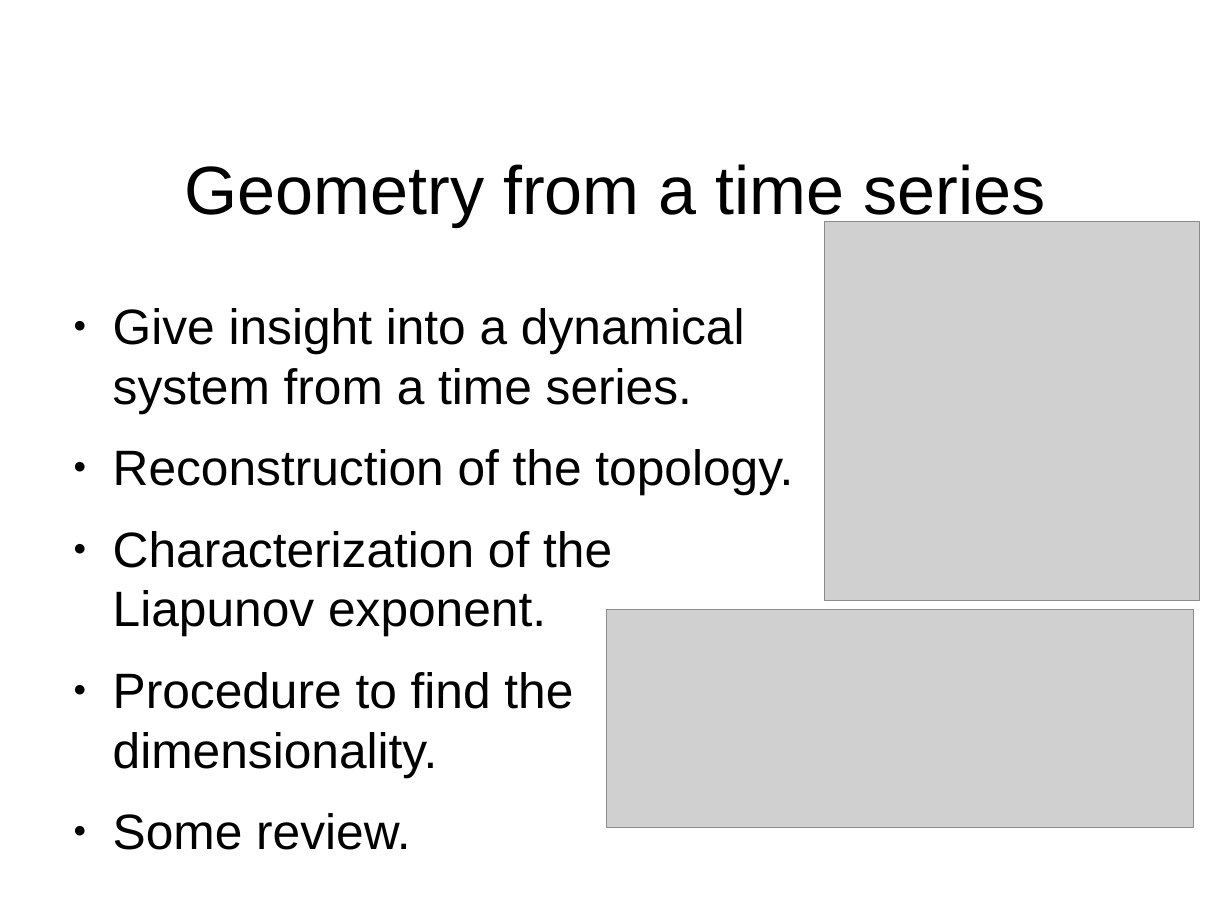
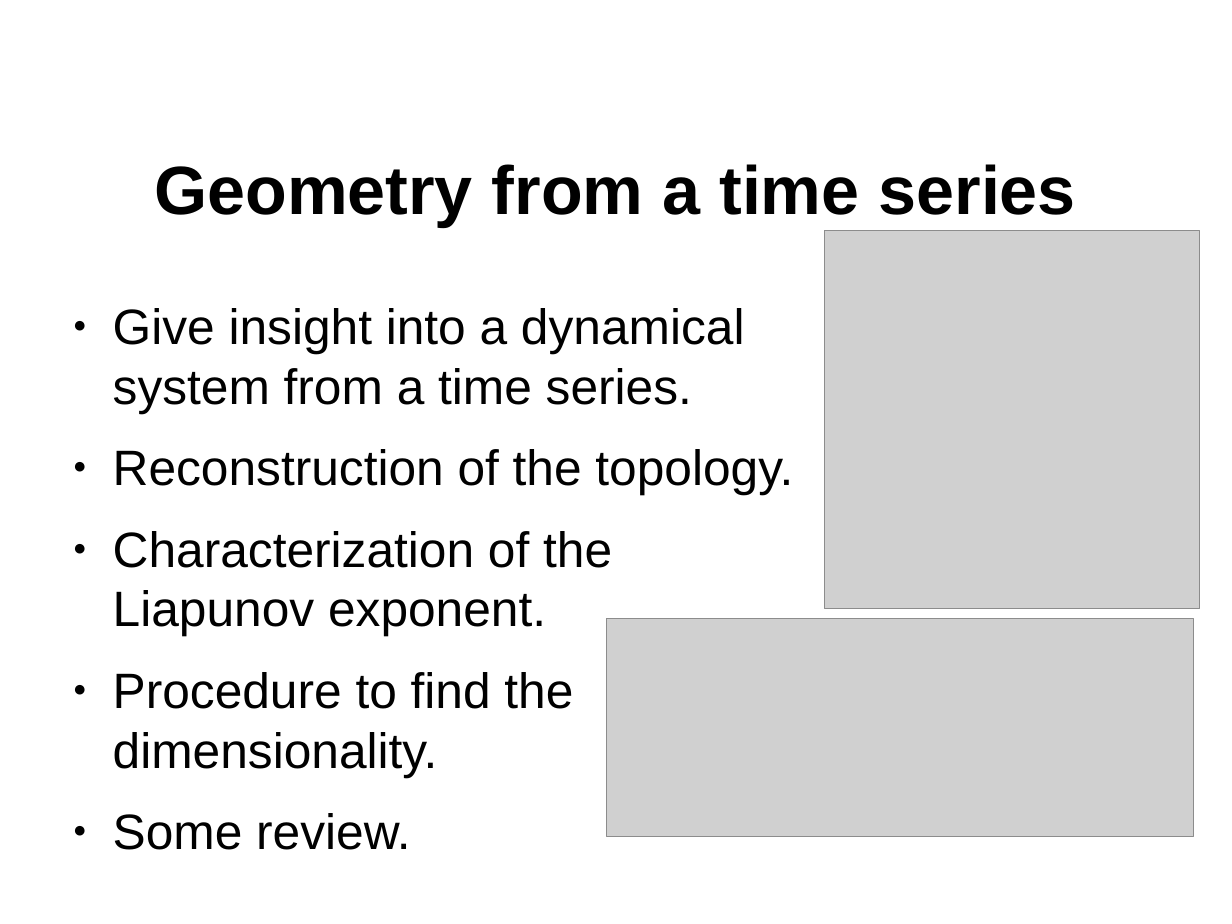
Before and after one commit to aarcascuerda/Reconstruction-of-dynamical-systems-from-ISIs, a slide deck: slide 4 of presentation/presentation.odp (slide 3 before the commit). Drawn at 1232x924 pixels with LibreOffice and Linux fonts; fonts in the diff are those of the drawing; grey boxes stand for pictures; background and template pictures are left out. Boxes give left, top, right and bottom in pixels: in the first picture for what was removed or moved away, otherwise in the second. Text is boxed around its words. In the diff, an @@ line names an element or a change of style, - is before the commit and + after.

```diff
--- a/presentation/presentation.odp
+++ b/presentation/presentation.odp
@@ title "Geometry from a time series" at (x1=154, y1=164, x2=1076, y2=226): bold on @@
@@ picture moved from (x1=825, y1=222, x2=1200, y2=601) to (x1=825, y1=230, x2=1200, y2=609) @@
@@ picture moved from (x1=607, y1=610, x2=1194, y2=828) to (x1=607, y1=618, x2=1194, y2=836) @@
```
Also in this commit, not shown: 5 other slides changed, 1 slide added, 1 slide removed, 2 other files.
